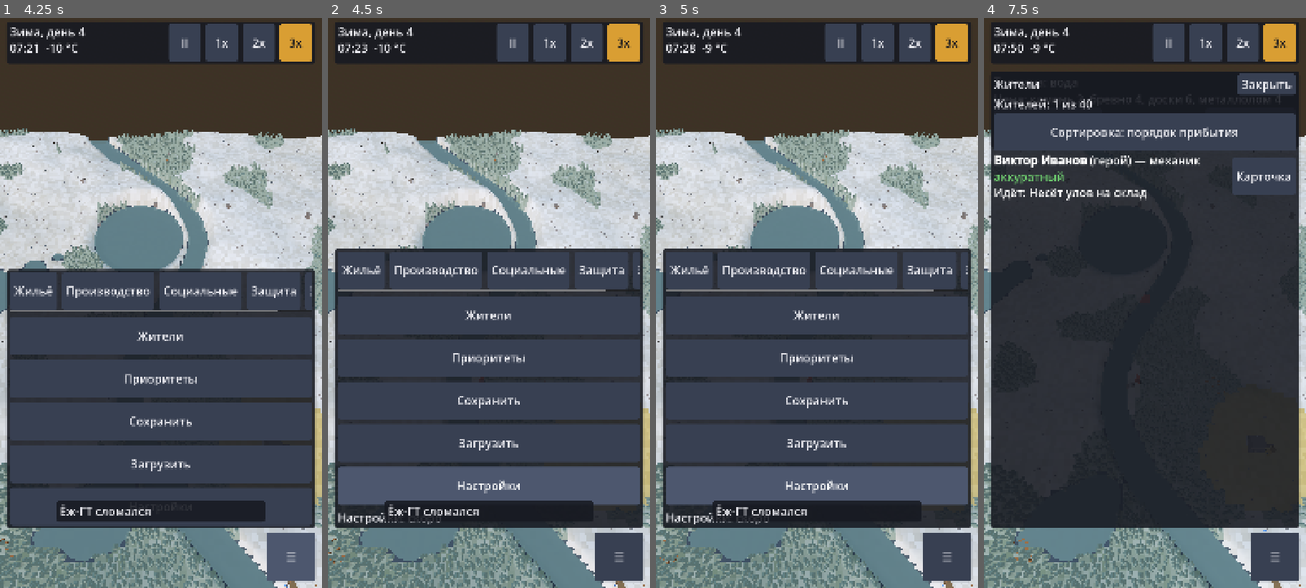
Above: before the commit, frames 1-4 (left to right).
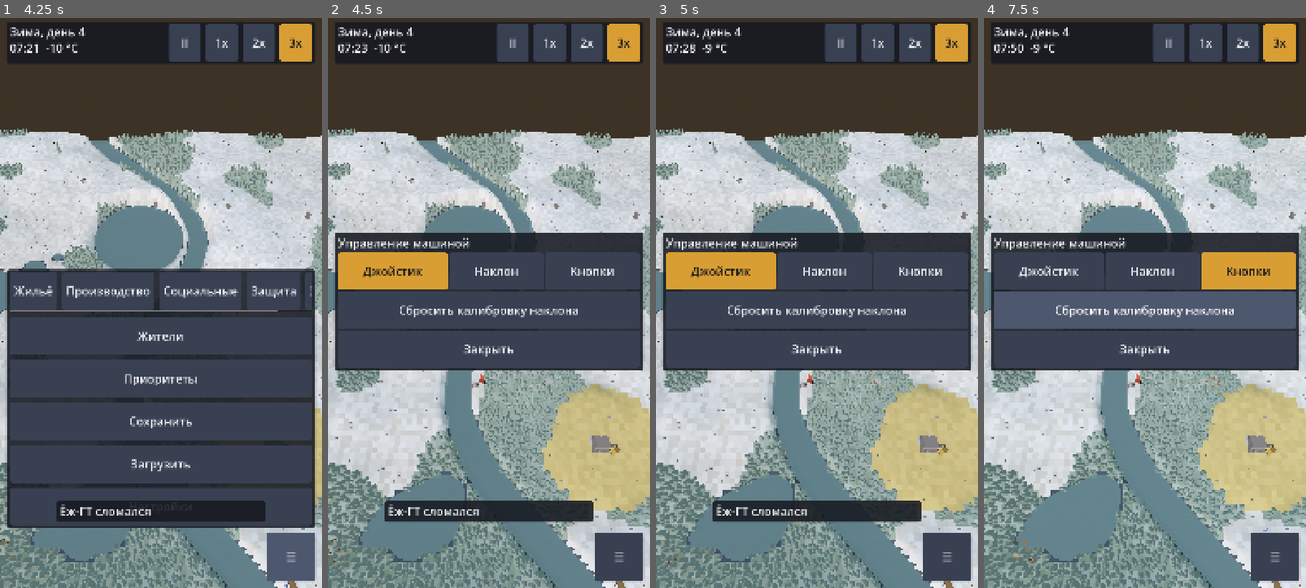
Above: after the commit, the same moments.

Repository: argunov250-del/LongDarks
Game: Godot game, scene res://scenes/main.tscn
Same seed, same stepped clock (60 frames per second), same inputs: the game is played once before the commit and once after it.
Inputs (mouse positions are in pixels of both pictures, inside the frame that each line leads up to):
- Up to frame 1 (4.25 s): click "II" at 0.5 s; click "1x" at 1.25 s; click "2x" at 2 s; click "3x" at 2.75 s; click "☰" at 3.5 s
- Up to frame 2 (4.5 s): click "Настройки" at 4.25 s
- Up to frame 3 (5 s): no input
- Up to frame 4 (7.5 s): click (1048, 268) at 5 s, where only the run after the commit has a clickable "Джойстик"; click (1151, 268) at 5.75 s, where only the run after the commit has a clickable "Наклон"; click (1248, 268) at 6.5 s, where only the run after the commit has a clickable "Кнопки"; click (1145, 308) at 7.25 s, where only the run after the commit has a clickable "Сбросить калибровку наклона"

Frame 1 is identical in both runs. In frame 2, 33% of the frame differs, in the area x 2-98%, y 37-90%; in frame 3, 33%; in frame 4, 71%, in the area x 1-99%, y 9-90%.

Commit message:
feat(ui): settings panel for driving scheme, scrollable building lists in tabs (WIP)
Design: design/gdd/manual-driving.md
Story: step 21

Co-Authored-By: Claude Opus 5.5 <noreply@anthropic.com>
Claude-Session: https://claude.ai/code/session_01E81XnZbR2B2CpTCj79fqbj

Diff:
--- a/src/ui/hud.gd
+++ b/src/ui/hud.gd
@@ -55,6 +55,16 @@
 var _tab_panel: PanelContainer
 var _tab_title: Label
 var _tab_items: HFlowContainer
+var _tab_list: ScrollContainer     # список зданий вкладки: прокручивается, если не помещается
+var _list_avail_w := 400.0         # ширина под список (для расчёта переноса строк)
+var _list_max_h := 400.0           # высота под список (экран минус всё остальное)
+var drive_settings: DriveSettings  # настройки ручного вождения (общие с ManualDriveController)
+var _settings_panel: PanelContainer
+var _settings_title: Label
+var _scheme_buttons: Dictionary = {}
+var _calib_button: Button
+var _settings_close: Button
+var _driving := false
 var _bar: PanelContainer          # панель действий под верхней панелью
 var _bar_label: Label
 var _bar_row: HFlowContainer
@@ -152,12 +162,14 @@
 	if tab == TOOLS_TAB:
 		for tb in tool_buttons:
 			_tab_items.add_child(tb)
+		fit_tab_list()
 		return
 	for id in BuildingDefs.ids_in_tab(tab):
 		var b := _mk_button(BuildingDefs.display_name(id))
 		b.custom_minimum_size = Vector2(0.0, MIN_TOUCH_DP * _dp)
 		b.pressed.connect(_on_build_item.bind(id))
 		_tab_items.add_child(b)
+	fit_tab_list()
 
 
 ## A brush tool was chosen: collapse the «Земля» tab.
@@ -219,8 +231,95 @@
 	_refresh_clock(true)
 
 
+## Настройки: панель «Управление машиной» (Джойстик / Наклон / Кнопки), хранится в user://settings.cfg.
 func do_settings() -> void:
-	_set_status("Настройки: скоро")
+	_ensure_drive_settings()
+	_menu_popup.visible = false
+	_sheet.visible = false
+	_settings_panel.visible = not _settings_panel.visible
+	_refresh_settings()
+
+
+func _ensure_drive_settings() -> void:
+	if drive_settings == null:
+		drive_settings = DriveSettings.new()
+		drive_settings.load()
+
+
+func _on_scheme_pressed(scheme: StringName) -> void:
+	_ensure_drive_settings()
+	if drive_settings.set_scheme(scheme):
+		drive_settings.save()
+	_refresh_settings()
+
+
+func _on_calibrate_pressed() -> void:
+	_ensure_drive_settings()
+	drive_settings.tilt_neutral = Vector3.ZERO  # следующая посадка: текущая поза телефона станет нейтральной
+	drive_settings.save()
+	_set_status("Наклон: поза обнулится при посадке")
+
+
+func _refresh_settings() -> void:
+	_ensure_drive_settings()
+	for k in _scheme_buttons:
+		(_scheme_buttons[k] as Button).set_pressed_no_signal(k == drive_settings.scheme)
+
+
+## Режим вождения: скрывает вкладки строительства, меню и панель действий (минимум элементов на экране).
+func set_driving(on: bool) -> void:
+	_driving = on
+	if on:
+		hide_actions()
+		_settings_panel.visible = false
+		if _selected_tab >= 0:
+			select_tab(_selected_tab)
+	_apply_mode(mode)
+
+
+func is_driving() -> bool:
+	return _driving
+
+
+## Масштаб dp и отступы безопасной зоны — для экрана вождения.
+func ui_scale() -> float:
+	return _dp
+
+
+func safe_insets() -> Dictionary:
+	return _safe()
+
+
+func tab_list() -> ScrollContainer:
+	return _tab_list
+
+
+## Сколько строк займёт ряд кнопок шириной widths при переносе в avail_w (чистая функция, тестируется).
+static func flow_rows(widths: Array, avail_w: float, hgap: float) -> int:
+	var rows := 1
+	var x := 0.0
+	for w in widths:
+		var ww: float = minf(w, avail_w)
+		if x > 0.0 and x + hgap + ww > avail_w:
+			rows += 1
+			x = 0.0
+		x += (hgap if x > 0.0 else 0.0) + ww
+	return rows if not widths.is_empty() else 0
+
+
+## Высота списка вкладки: по содержимому, но не больше доступной; дальше — прокрутка.
+func fit_tab_list() -> void:
+	if _tab_list == null:
+		return
+	var widths: Array = []
+	for c in _tab_items.get_children():
+		widths.append((c as Control).get_combined_minimum_size().x)
+	var hg := _tab_items.get_theme_constant("h_separation")
+	var vg := _tab_items.get_theme_constant("v_separation")
+	var rows := flow_rows(widths, _list_avail_w, hg)
+	var row_h := MIN_TOUCH_DP * _dp
+	var need := float(rows) * row_h + float(maxi(rows - 1, 0)) * vg
+	_tab_list.custom_minimum_size.y = minf(need, maxf(_list_max_h, row_h * 2.0))
 
 
 ## Подключает панели жителей к системе (main/тесты).
@@ -348,7 +447,13 @@
 	tab_box.add_child(_tab_title)
 	_tab_items = HFlowContainer.new()
 	_tab_items.mouse_filter = Control.MOUSE_FILTER_IGNORE
-	tab_box.add_child(_tab_items)
+	_tab_items.size_flags_horizontal = Control.SIZE_EXPAND_FILL
+	_tab_list = ScrollContainer.new()
+	_tab_list.horizontal_scroll_mode = ScrollContainer.SCROLL_MODE_DISABLED
+	_tab_list.vertical_scroll_mode = ScrollContainer.SCROLL_MODE_AUTO
+	_tab_list.size_flags_horizontal = Control.SIZE_EXPAND_FILL
+	_tab_list.add_child(_tab_items)
+	tab_box.add_child(_tab_list)
 	for tb in tool_buttons:
 		_tab_items.add_child(tb)
 	_tab_panel.visible = false
@@ -368,6 +473,31 @@
 	status_label.visible = false
 	for c in [villagers_button, priorities_button, save_button, load_button, settings_button, status_label]:
 		_menu_box.add_child(c)
+
+	_settings_panel = PanelContainer.new()
+	_settings_panel.visible = false
+	add_child(_settings_panel)
+	var sbox := _mk_box(VBoxContainer.new())
+	_settings_panel.add_child(sbox)
+	_settings_title = Label.new()
+	_settings_title.text = "Управление машиной"
+	_settings_title.autowrap_mode = TextServer.AUTOWRAP_WORD_SMART
+	sbox.add_child(_settings_title)
+	var sflow := HFlowContainer.new()
+	sflow.mouse_filter = Control.MOUSE_FILTER_IGNORE
+	sbox.add_child(sflow)
+	for sc in ManualDriveDefs.SCHEMES:
+		var sb := _mk_button(ManualDriveDefs.scheme_name(sc), true)
+		sb.size_flags_horizontal = Control.SIZE_EXPAND_FILL
+		sb.pressed.connect(_on_scheme_pressed.bind(sc))
+		_scheme_buttons[sc] = sb
+		sflow.add_child(sb)
+	_calib_button = _mk_button("Сбросить калибровку наклона")
+	_calib_button.pressed.connect(_on_calibrate_pressed)
+	sbox.add_child(_calib_button)
+	_settings_close = _mk_button("Закрыть")
+	_settings_close.pressed.connect(func(): _settings_panel.visible = false)
+	sbox.add_child(_settings_close)
 
 	# Ландшафт: нижняя док-панель и всплывающее меню.
 	_dock = _mk_box(VBoxContainer.new())
@@ -414,9 +544,9 @@
 func _apply_mode(new_mode: int) -> void:
 	mode = new_mode
 	var land := mode == LayoutMode.Mode.LANDSCAPE
-	menu_button.visible = land
-	fab.visible = not land
-	_dock.visible = land
+	menu_button.visible = land and not _driving
+	fab.visible = not land and not _driving
+	_dock.visible = land and not _driving
 	_menu_popup.visible = false
 	_sheet.visible = false
 	if land:
@@ -516,6 +646,24 @@
 	# Панели жителей: под верхней панелью, над плавающей кнопкой.
 	villagers_ui.apply_layout(_dp, l, tp + touch + 2.0 * edge, r, bt + fs + gap)
 
+	# Панель настроек: по центру, не шире экрана.
+	_set_anchors(_settings_panel, 0.5, 0.5, 0.5, 0.5)
+	_settings_panel.custom_minimum_size.x = minf(vp.x - l - r, 420.0 * _dp)
+	_settings_panel.grow_horizontal = Control.GROW_DIRECTION_BOTH
+	_settings_panel.grow_vertical = Control.GROW_DIRECTION_BOTH
+	for b in _scheme_buttons.values() + [_calib_button, _settings_close]:
+		(b as Control).custom_minimum_size = Vector2(0.0, touch)
+
+	# Список вкладки: ширина и высота, оставшиеся под него (дальше — прокрутка).
+	var fixed := touch + 2.0 * _dp + _tab_title.get_combined_minimum_size().y + 4.0 * gap + 12.0 * _dp
+	if land:
+		_list_avail_w = (_dock.offset_right - _dock.offset_left) - 16.0 * _dp
+		_list_max_h = vp.y - (tp + touch + 2.0 * edge) - bt - fixed
+	else:
+		_list_avail_w = vp.x - l - r - 16.0 * _dp
+		_list_max_h = vp.y - (tp + touch + 2.0 * edge) - (bt + fs + gap) - fixed - _menu_box.get_combined_minimum_size().y - 2.0 * gap
+	fit_tab_list()
+
 
 ## Размер вьюпорта; вне дерева (тесты) — типичный портретный экран.
 ## Test hook: non-zero forces the layout viewport size.
--- a/tests/vehicles/test_manual_drive.gd
+++ b/tests/vehicles/test_manual_drive.gd
@@ -160,7 +160,7 @@
 		started = started or md2.take(w)
 		if started:
 			break
-	assert_true(started or md2.refusal_text == "Двигатель не заводится")
+	assert_true(started or md2.refusal_text != "", "either it starts or the player is told why not")
 
 
 # ---------- same physics as AI ----------
